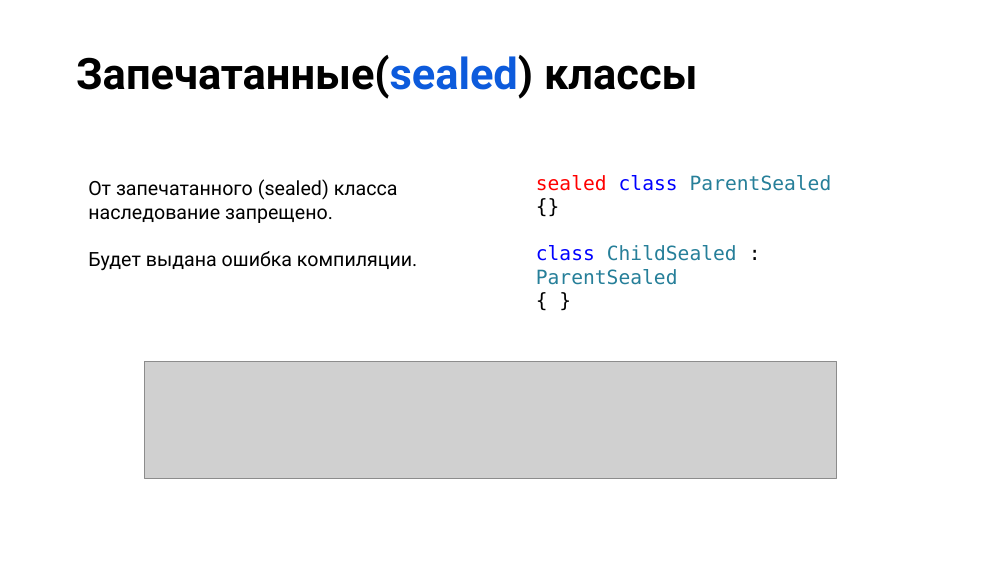
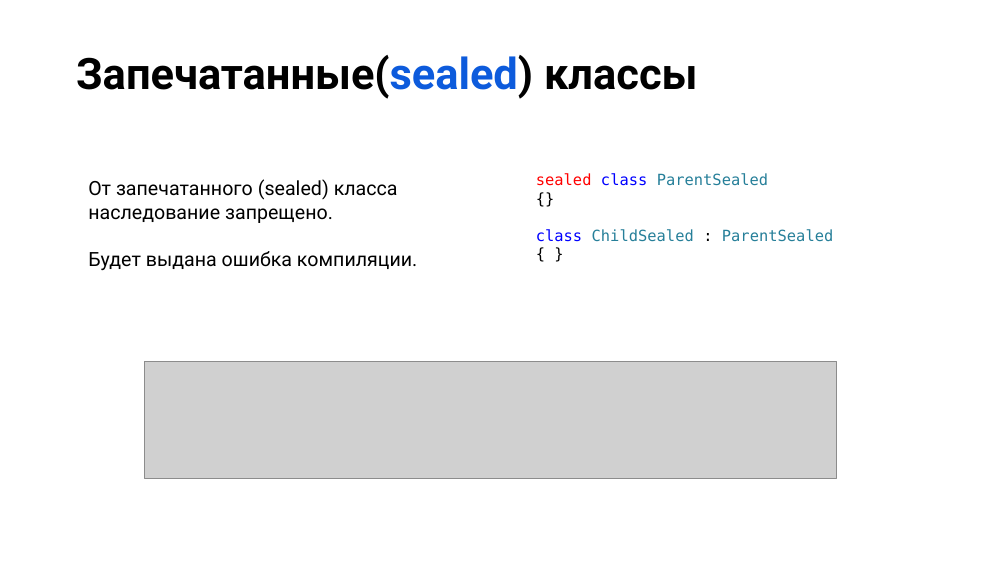
Before and after one commit to NilovPavel/OOP, a slide deck: slide 38 of ООПp.1.pptx (slide 39 before the commit). Drawn at 1008x567 pixels with LibreOffice and Linux fonts; fonts in the diff are those of the drawing; grey boxes stand for pictures; background and template pictures are left out. Boxes give left, top, right and bottom in pixels: in the first picture for what was removed or moved away, otherwise in the second. Text is boxed around its words. In the diff, an @@ line names an element or a change of style, - is before the commit and + after.

```diff
--- a/ООПp.1.pptx
+++ b/ООПp.1.pptx
@@ text "sealed class ParentSealed" at (x1=536, y1=173, x2=833, y2=242): size 14 to 11 pt @@
```
Also in this commit, not shown: 3 other slides changed, 1 slide removed, 15 other files.
